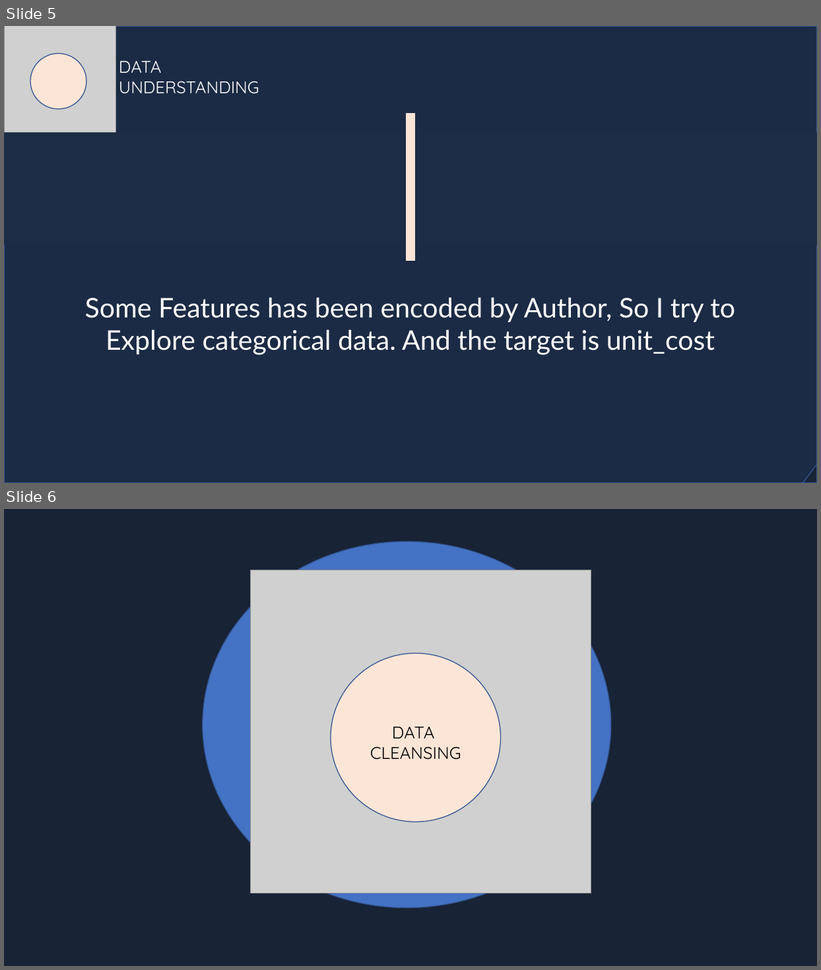
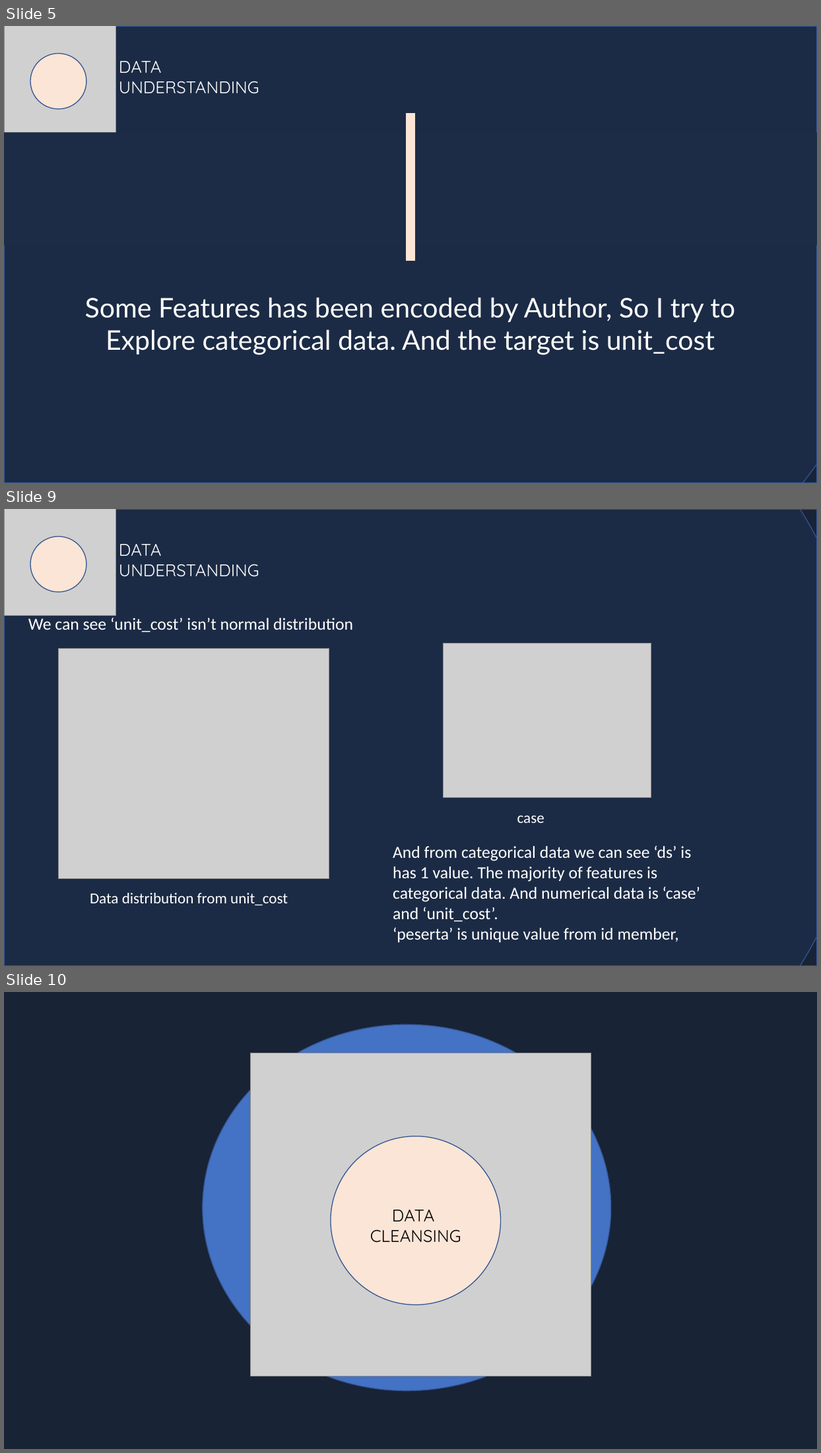
Before and after one commit to yodialfa/BPJSCostPrediction-Hackathon, a slide deck: bpjs.pptx. Shown one above the other, each under a label of ours: slides 5 and 6 before the commit, slides 5, 9 and 10 after it; the slides between them are not shown. The pictures are 821x970 and 821x1453 pixels, drawn with LibreOffice and Linux fonts; fonts in the diff are those of the drawing; grey boxes stand for pictures. Boxes give left, top, right and bottom in pixels: in the first picture for what was removed or moved away, otherwise in the second. Text is boxed around its words. In the diff, an @@ line names an element or a change of style, - is before the commit and + after.

```diff
--- a/bpjs.pptx
+++ b/bpjs.pptx
@@ slide 9 added at (4,509,817,966), background #182336 @@
@@ rectangle added at (4,509,817,966), fill #182336, outline #325491 1 pt @@
@@ ellipse added at (4,509,817,966), fill #4472C4 at 11% opacity, outline #325491 1 pt @@
@@ picture added at (4,509,116,616) @@
@@ ellipse added at (30,537,86,592), fill #FBE5D6, outline #325491 1 pt @@
@@ text added at (119,544,259,577), 20 pt, text #FFFFFF @@
+DATA
+UNDERSTANDING
@@ text added at (28,617,353,632), 20 pt, text #FFFFFF @@
+We can see ‘unit_cost’ isn’t normal distribution
@@ picture added at (443,644,651,798) @@
@@ picture added at (58,649,329,879) @@
@@ text added at (517,815,545,823), 18 pt, text #FFFFFF @@
+case
@@ text added at (393,846,700,943), 20 pt, text #FFFFFF @@
+And from categorical data we can see ‘ds’ is has 1 value. The majority of features is categorical data. And numerical data is ‘case’ and ‘unit_cost’.
+‘peserta’ is unique value from id member,
@@ text added at (90,893,288,906), 18 pt, text #FFFFFF @@
+Data distribution from unit_cost
@@ what was slide 6 is now slide 10 @@
```
Also in this commit, not shown: 1 slide changed, 4 other slides added, 1 slide removed, 2 other files.
